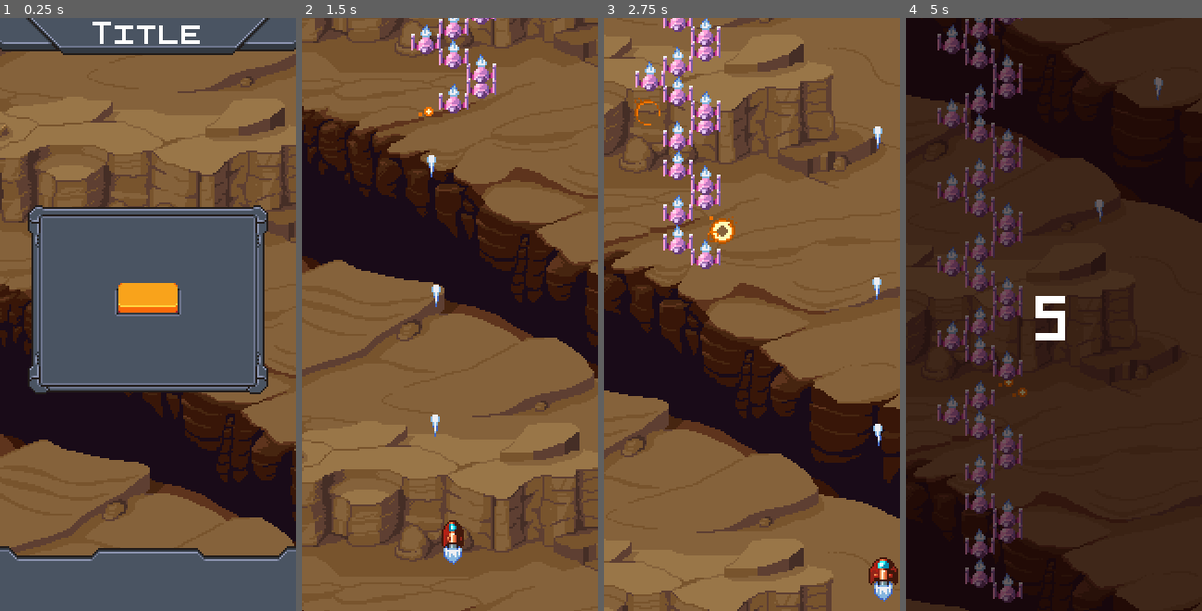
Above: before the commit, frames 1-4 (left to right).
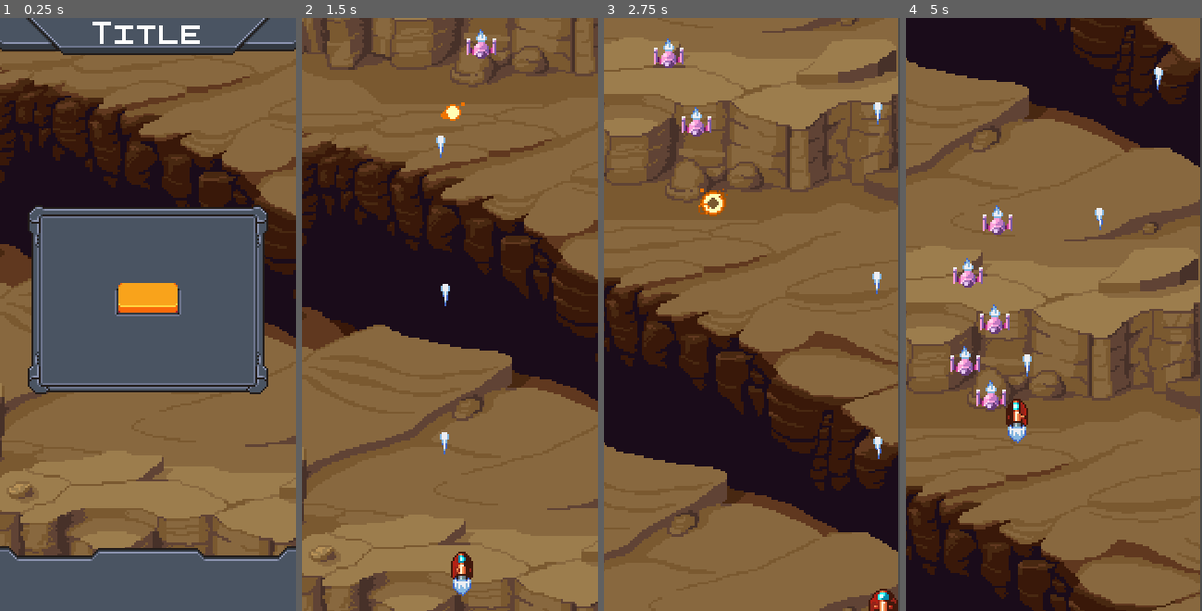
Above: after the commit, the same moments.

Repository: havryliuk97/vertical-scroller-godot
Game: Godot game, scene res://levels/title-screen.tscn
Two runs of this game, one before a commit and one after it. Both use one fixed random seed, a clock stepped at 60 frames per second and the inputs below.
Inputs (mouse positions are in pixels of both pictures, inside the frame that each line leads up to):
- Up to frame 1 (0.25 s): no input
- Up to frame 2 (1.5 s): click (450, 302) at 0.5 s; hold Right (right) from 1.28 s (still down)
- Up to frame 3 (2.75 s): release Right (right) at 2.03 s; hold S (down) from 2.03 s (still down)
- Up to frame 4 (5 s): release S (down) at 2.78 s; hold Right (right) 2.78-3.53 s; hold W (up) 3.53-4.28 s; hold Left (left) from 4.28 s (still down)

The runs differ from the first frame. In frame 1, 41% of the frame differs, in the area x 0-100%, y 5-91%; in frame 2, 40%; in frame 3, 39%; in frame 4, 83%, in the area x 0-100%, y 0-100%.

Commit message:
Fixed bullet collision issue, swapped bg for shader-based approach

Diff:
--- /dev/null
+++ b/background.gd
@@ -0,0 +1,9 @@
+extends Sprite
+
+export(float) var scroll_speed = 50.0
+var scroll_offset:= Vector2.ZERO
+
+
+func _process(delta):
+	scroll_offset.y -= scroll_speed*delta
+	material.set_shader_param("scroll_offset", scroll_offset)
--- a/entities/enemy-small.gd
+++ b/entities/enemy-small.gd
@@ -2,14 +2,6 @@
 
 onready var DeathEffect := preload("res://effects/explosion.tscn")
 
-func _update(delta):
-	if collision_info:
-		var collider = collision_info.collider
-		var layer = collider.get_collision_layer()
-		if layer == 2:
-			collider.queue_free()
-			kill()
-#			emit_signal("collision_occured", self, collision_info.collider)
 
 func kill():
 	$hitbox.hide()
--- a/entities/plasma-bolt.gd
+++ b/entities/plasma-bolt.gd
@@ -1,4 +1,13 @@
 extends AbstractEntity
+
+
+func _update(delta):
+	if collision_info:
+			var collider = collision_info.collider
+			var layer = collider.get_collision_layer()
+			if layer == 4:
+				collider.kill()
+				queue_free()
 
 
 func _on_delete_timer_timeout():
--- a/levels/abstract-level.tscn
+++ b/levels/abstract-level.tscn
@@ -14,6 +14,7 @@
 script = ExtResource( 2 )
 
 [node name="bg" parent="." instance=ExtResource( 3 )]
+position = Vector2( 0, 0 )
 
 [node name="hud" type="CanvasLayer" parent="."]
 
--- a/levels/level-1/level-1.tscn
+++ b/levels/level-1/level-1.tscn
@@ -7,11 +7,14 @@
 [node name="level" instance=ExtResource( 1 )]
 
 [node name="spawner" parent="." index="6" instance=ExtResource( 2 )]
-position = Vector2( 121, 0 )
+position = Vector2( 131.09, 1 )
 SpawnObj = ExtResource( 3 )
-spawn_points = 3
+spawn_points = 2
 spawn_offset = Vector2( 15, 0 )
-spawn_sequence = 1
-vel_mag = 30.0
+vel_mag = 100.0
+vel_angle = 90.0
+acc_mag = 20.0
+acc_angle = 267.0
 autostart = true
-spawn_count = 100
+spawn_count = 8
+spawn_delay = 0.4
--- a/levels/title-screen.gd
+++ b/levels/title-screen.gd
@@ -1,17 +1,4 @@
 extends Control
-
-export var scroll_speed := 70.0
-
-onready var bg := $parallax
-
-
-func _ready():
-	pass
-
-
-func _process(delta):
-	bg.scroll_offset.y += scroll_speed*delta
-
 
 func _on_play_button_pressed():
 	get_tree().change_scene("res://levels/level-1/level-1.tscn")
--- a/levels/title-screen.tscn
+++ b/levels/title-screen.tscn
@@ -20,12 +20,9 @@
 "_edit_horizontal_guides_": [ 9.0 ],
 "_edit_use_anchors_": false
 }
-scroll_speed = 50.0
 
-[node name="parallax" parent="." instance=ExtResource( 2 )]
-offset = Vector2( -50, 0 )
-transform = Transform2D( 1, 0, 0, 1, -50, 0 )
-scroll_offset = Vector2( 0, 1746.09 )
+[node name="bg" parent="." instance=ExtResource( 2 )]
+position = Vector2( -50, 0 )
 
 [node name="top_bar" type="TextureRect" parent="."]
 anchor_right = 1.0
--- a/other/background.tscn
+++ b/other/background.tscn
@@ -1,18 +1,43 @@
-[gd_scene load_steps=2 format=2]
+[gd_scene load_steps=6 format=2]
 
 [ext_resource path="res://assets/backgrounds/desert-backgorund.png" type="Texture" id=1]
+[ext_resource path="res://background.gd" type="Script" id=2]
 
-[node name="parallax" type="ParallaxBackground"]
+[sub_resource type="Shader" id=1]
+code = "shader_type canvas_item;
 
-[node name="background" type="ParallaxLayer" parent="."]
-motion_mirroring = Vector2( 0, 544 )
+uniform vec2 scroll_offset = vec2(0.0, 0.0);
+uniform vec2 size = vec2(256.0, 320.0);
 
-[node name="desert" type="Sprite" parent="background"]
-modulate = Color( 0.980392, 0.941176, 0.941176, 1 )
-texture = ExtResource( 1 )
+uniform sampler2D bg_image;
+
+void fragment(){
+
+	vec2 st = UV;
+	st.x *= size.x/size.y;
+
+
+	vec2 bg_uv = st;
+	bg_uv.y += scroll_offset.y/size.y;
+	vec4 bg = texture(bg_image, bg_uv);
+
+	COLOR = bg;
+}"
+
+[sub_resource type="ShaderMaterial" id=2]
+shader = SubResource( 1 )
+shader_param/scroll_offset = Vector2( 0, -2201.15 )
+shader_param/size = Vector2( 256, 320 )
+shader_param/bg_image = ExtResource( 1 )
+
+[sub_resource type="ImageTexture" id=3]
+flags = 3
+flags = 3
+size = Vector2( 256, 320 )
+
+[node name="bg" type="Sprite"]
+material = SubResource( 2 )
+position = Vector2( -1, 0 )
+texture = SubResource( 3 )
 centered = false
-region_enabled = true
-region_rect = Rect2( 0, 0, 256, 544 )
-__meta__ = {
-"_edit_lock_": true
-}
+script = ExtResource( 2 )
--- a/other/player_controller.gd
+++ b/other/player_controller.gd
@@ -3,7 +3,7 @@
 signal player_killed()
 signal player_spawned(player)
 
-export(float) var basic_speed := 50.0
+export(float) var basic_speed := 0.0
 export(PackedScene) var PlayerClass = preload("res://entities/player-ship.tscn")
 
 var p_width:float = 16.0
--- a/other/player_controller.tscn
+++ b/other/player_controller.tscn
@@ -6,9 +6,10 @@
 script = ExtResource( 2 )
 
 [node name="camera" type="Camera2D" parent="."]
-position = Vector2( 135, 305 )
+position = Vector2( 130, 305 )
 current = true
 limit_left = 0
+limit_top = 0
 limit_right = 256
 limit_bottom = 320
 drag_margin_h_enabled = true
